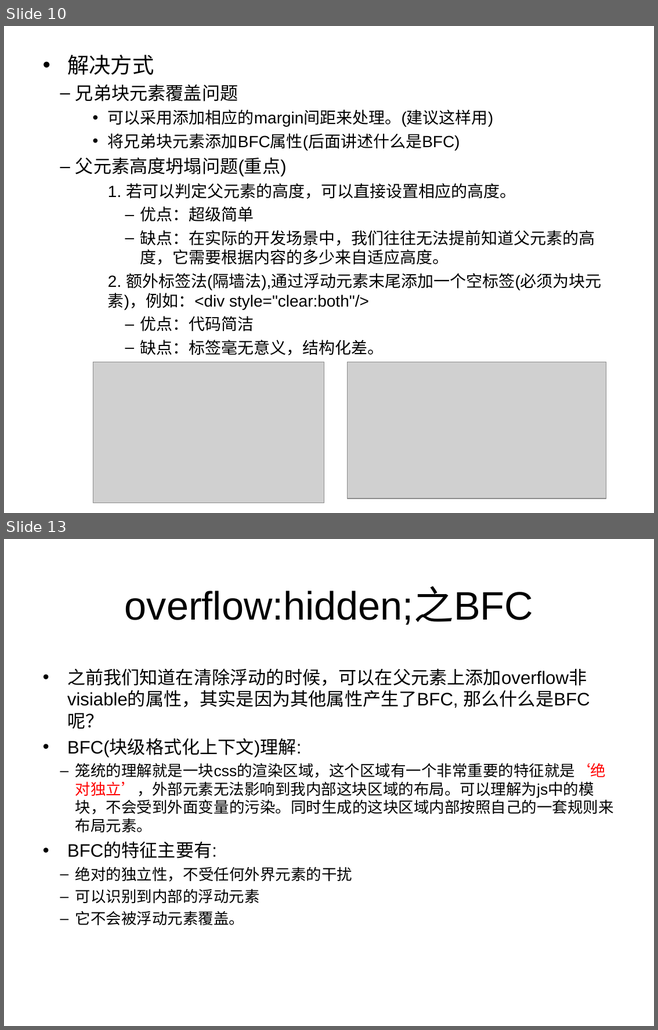
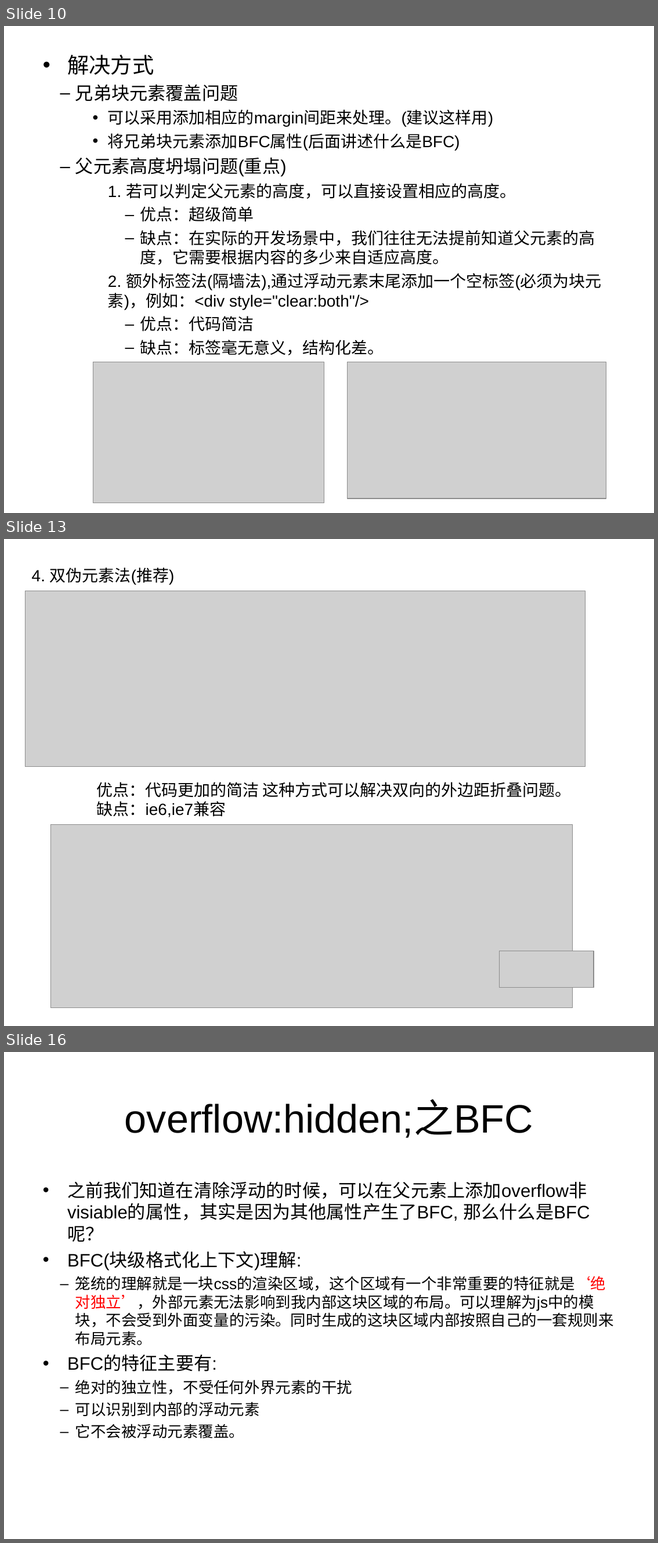
Before and after one commit to tiptophs/float, a slide deck: 浮动.ppt. Shown one above the other, each under a label of ours: slides 10 and 13 before the commit, slides 10, 13 and 16 after it; the slides between them are not shown. The pictures are 658x1030 and 658x1543 pixels, drawn with LibreOffice and Linux fonts; fonts in the diff are those of the drawing; grey boxes stand for pictures. Boxes give left, top, right and bottom in pixels: in the first picture for what was removed or moved away, otherwise in the second. Text is boxed around its words. In the diff, an @@ line names an element or a change of style, - is before the commit and + after.

```diff
--- a/浮动.ppt
+++ b/浮动.ppt
@@ slide 13 added at <box>4,539,654,1026</box>, background #FFFFFF @@
@@ text added at <box>32,567,571,817</box>, 18 pt, text #000000 @@
+4. 双伪元素法(推荐)
+优点：代码更加的简洁 这种方式可以解决双向的外边距折叠问题。
+缺点：ie6,ie7兼容
@@ picture added at <box>25,591,585,767</box> @@
@@ picture added at <box>51,825,572,1008</box> @@
@@ picture added at <box>499,951,593,988</box> @@
@@ what was slide 13 is now slide 16 @@
```
Also in this commit, not shown: 2 slides changed, 2 other slides added.
